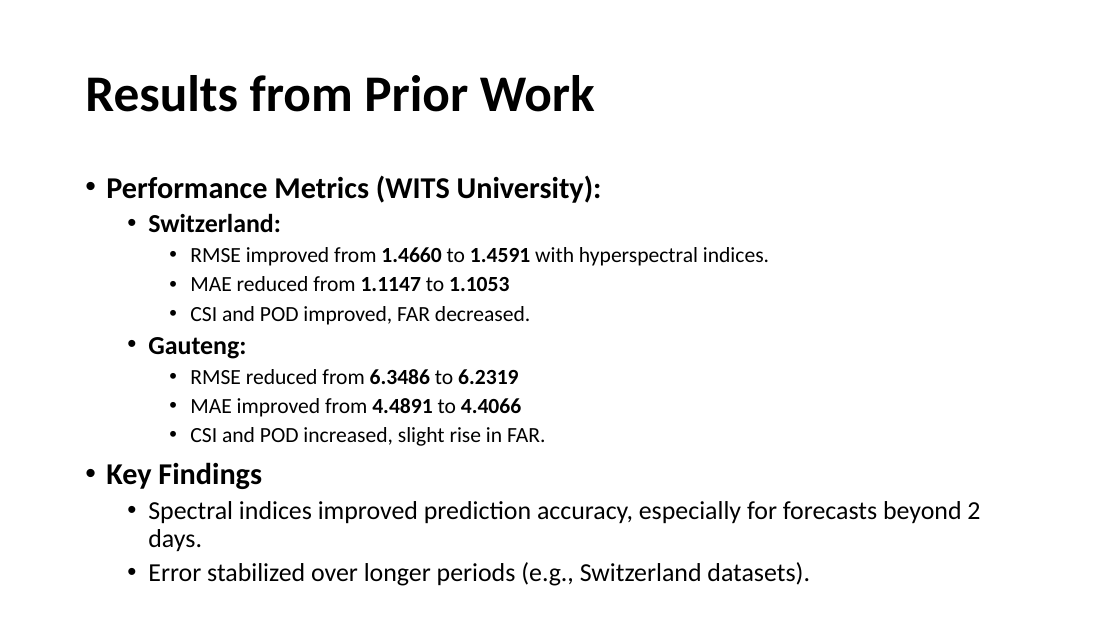
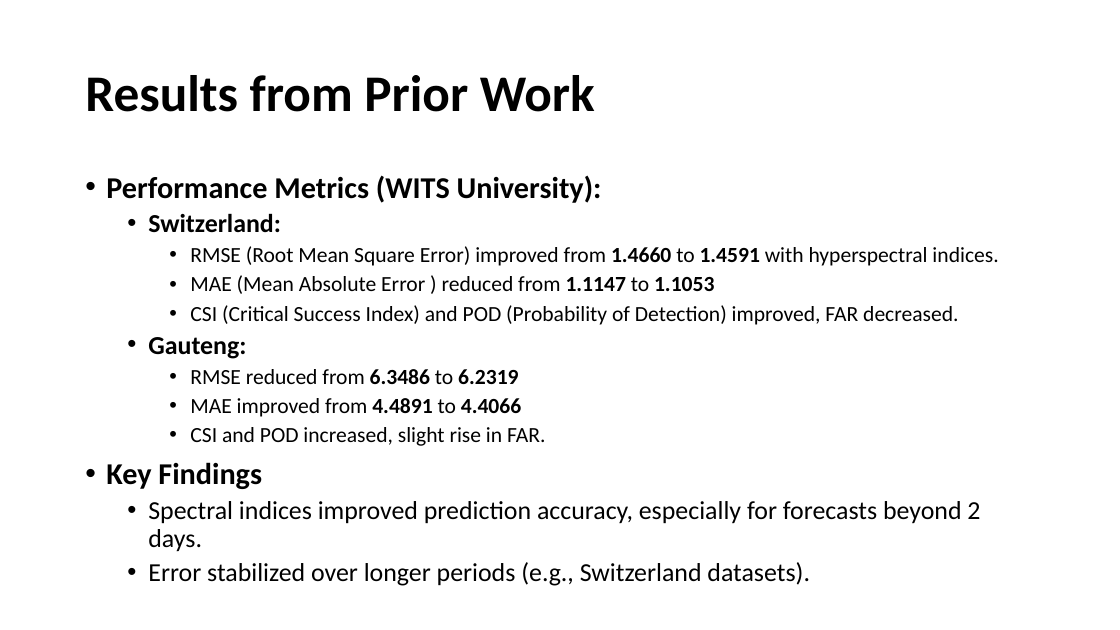
Before and after one commit to urssanj00/VNIT-AAI-SEM2, a slide deck: slide 6 of SEM-2/MINI_PROJECT/VNIT_PRESENTATION_PM2.pptx. Drawn at 1120x630 pixels with LibreOffice and Linux fonts; fonts in the diff are those of the drawing. Boxes give left, top, right and bottom in pixels: in the first picture for what was removed or moved away, otherwise in the second. Text is boxed around its words. In the diff, an @@ line names an element or a change of style, - is before the commit and + after.

```diff
--- a/SEM-2/MINI_PROJECT/VNIT_PRESENTATION_PM2.pptx
+++ b/SEM-2/MINI_PROJECT/VNIT_PRESENTATION_PM2.pptx
@@ text at <box>190,246,998,325</box>: text changed @@
-    • RMSE improved from 1.4660 to 1.4591 with hyperspectral indices.
-    • MAE reduced from 1.1147 to 1.1053
-    • CSI and POD improved, FAR decreased.
+    • RMSE (Root Mean Square Error) improved from 1.4660 to 1.4591 with hyperspectral indices.
+    • MAE (Mean Absolute Error ) reduced from 1.1147 to 1.1053
+    • CSI (Critical Success Index) and POD (Probability of Detection) improved, FAR decreased.
```
Also in this commit, not shown: 5 other slides changed.
